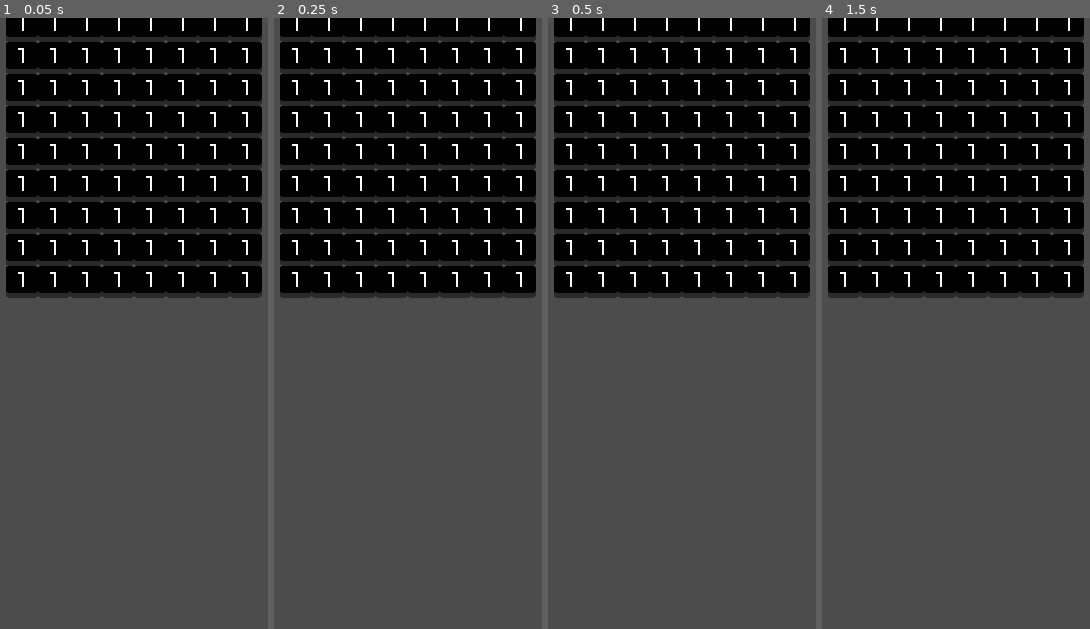
Above: before the commit, frames 1-4 (left to right).
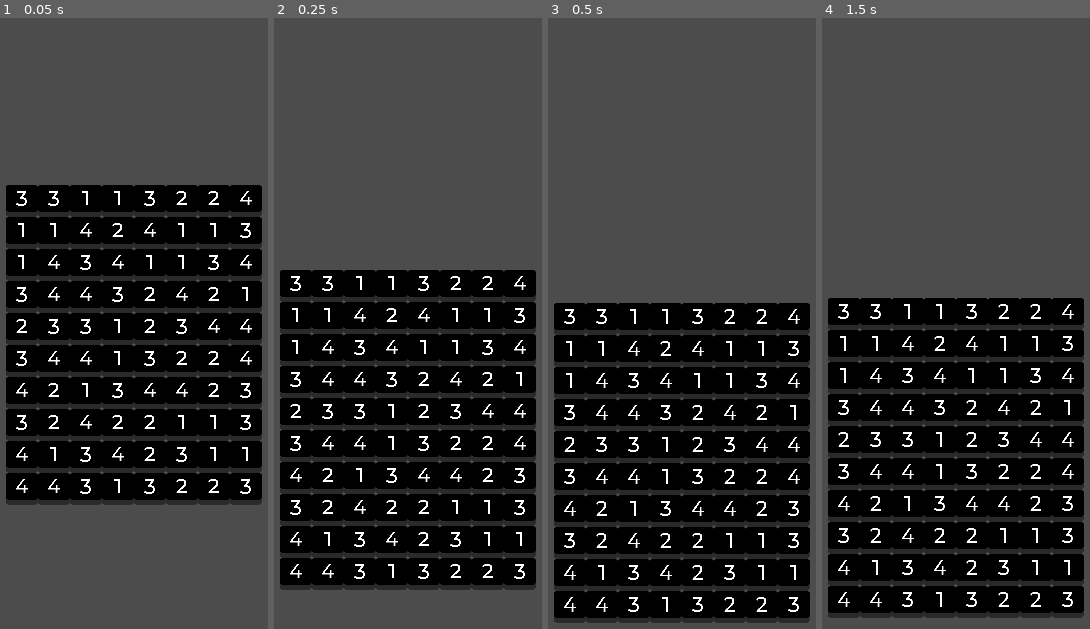
Above: after the commit, the same moments.

Repository: jaunmakenro/GodotMatch3
Game: Godot game, scene res://MainMerge.tscn
Two runs of this game, one before a commit and one after it. Both use one fixed random seed, a clock stepped at 60 frames per second and the inputs below.
Inputs (mouse positions are in pixels of both pictures, inside the frame that each line leads up to):
- Up to frame 1 (0.05 s): no input
- Up to frame 2 (0.25 s): no input
- Up to frame 3 (0.5 s): no input
- Up to frame 4 (1.5 s): move the mouse to (843, 280) at 0.52 s; click (843, 280) at 0.67 s; move the mouse to (843, 250) at 1.27 s; click (843, 250) at 1.42 s

The runs differ from the first frame. In frame 1, 65% of the frame differs, in the area x 2-98%, y 0-80%; in frame 2, 85%; in frame 3, 93%, in the area x 2-98%, y 0-100%; in frame 4, 93%.
Error before the commit: Parse Error: The identifier "my" isn't declared in the current scope. (res://scripts/tileNumber.gd:25)

Commit message:
Ajout connection au signal lors de la destruction d'une tile

Diff:
--- a/prefabs/tileNumber.tscn
+++ b/prefabs/tileNumber.tscn
@@ -10,7 +10,6 @@
 [node name="rootTile" type="Area2D"]
 scale = Vector2( 0.2, 0.2 )
 script = ExtResource( 3 )
-value = null
 
 [node name="move_tween" type="Tween" parent="."]
 playback_speed = 0.5
@@ -58,4 +57,3 @@
 shape = SubResource( 1 )
 
 [connection signal="input_event" from="." to="." method="_on_Node2D_input_event"]
-[connection signal="tween_completed" from="reduce_tween" to="." method="_on_reduce_tween_tween_completed"]
--- a/scripts/gridMerge.gd
+++ b/scripts/gridMerge.gd
@@ -79,6 +79,9 @@
 	piece.get_node("offset/Label").text = str(value)
 	piece.value = value
 	piece.name = "tile C" + str(column) + " R" + str(row)
+
+	piece.get_node("reduce_tween").connect("tween_completed",self,"_on_reduce_tween_tween_completed")
+
 	return piece
 
 func grid_to_pixel(column, row):
@@ -225,21 +228,18 @@
 func destroy_matched():
 	#pour chaque groupe a détruire
 	for group in match_groups:
-		#choix de la position de la nouvelle piece a créer
-#		var rand = int(rand_range(0,group.size()))
-#		var value = group[0].value
-#		var spawnpos = find_piece(group[rand])
-#		var newpiece = create_piece(spawnpos.x,spawnpos.y,value+1,"pop")
 		#suppresion des pieces du groupe
 		for piece in group:
 			var pos = find_piece(piece)
-			all_pieces[pos.x][pos.y].queue_free()
-			all_pieces[pos.x][pos.y] = null
-#			#todo : creer une seule tile
-#			all_pieces[pos.x][pos.y] = create_piece(pos.x,pos.y,6)
-#		all_pieces[spawnpos.x][spawnpos.y] = newpiece
+			all_pieces[pos.x][pos.y].destroy(.5)
 	match_groups = []
 	get_parent().get_node("collapse_timer").start()
+
+func _on_reduce_tween_tween_completed(object, key):
+	print ("end reduce")
+	var pos = find_piece(object.get_parent())
+	all_pieces[pos.x][pos.y].queue_free()
+	all_pieces[pos.x][pos.y] = null
 
 func _on_collapse_timer_timeout():
 	collapse_collumns()
--- a/scripts/tileNumber.gd
+++ b/scripts/tileNumber.gd
@@ -17,15 +17,8 @@
 	move_tween.start()
 
 func destroy(duration):
-	$reduce_tween.interpolate_property($offset, "scale", Vector2(1,1), Vector2(0,0), duration, Tween.TRANS_BOUNCE,Tween.EASE_OUT)
+	$reduce_tween.interpolate_property($offset, "scale", Vector2(1,1), Vector2(0.2,0.2), duration, Tween.TRANS_BOUNCE,Tween.EASE_OUT)
 	$reduce_tween.start()
-
-#TODO
-func _on_reduce_tween_tween_completed(object, key):
-	my = get_parent().find_piece(self)
-	all_pieces[pos.x][pos.y].queue_free()
-	all_pieces[pos.x][pos.y] = null
-	pass # Replace with function body.
 
 #change la couleur. Appelé quand on match
 func dim():
